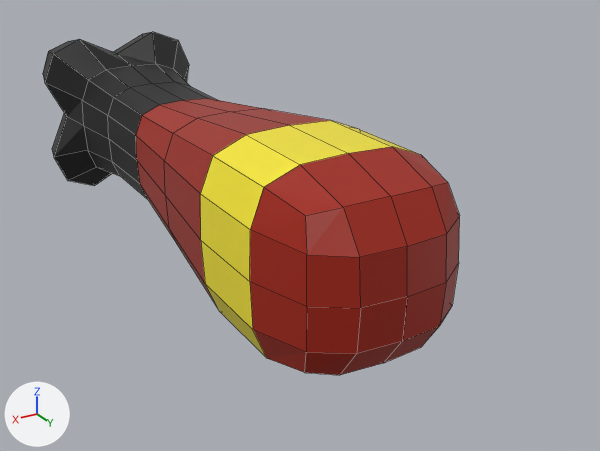
Two versions of the Blender file Assets/Blender Files/Rocket.blend, one commit apart.
One viewpoint serves both versions: a 50 mm camera at (0.531, 1.151, 0.444) aimed at (-0.059, 0.167, -0.048). The axes (+X, +Y, +Z) are drawn at lower left. The lights are the same throughout. Mesh edges are drawn as thin lines.

The first picture shows 'Rocket'.
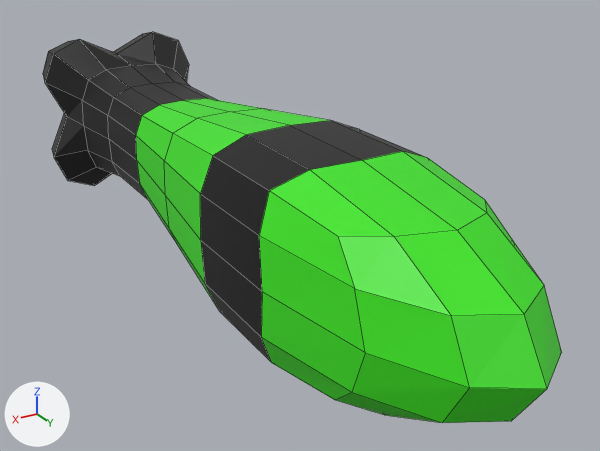
The change, as a list of edits to the scene's bpy script:
```text
Add mat_accentmaterial:
    mat_accentmaterial = principled_material('AccentMaterial')
    mat_accentmaterial.base_color = (0.0474, 0.8, 0.0131)  # green #3de71e
Change me_cube_001:
    used by ob_rocket; location = (0.0, 0.0, 0.0)
    remove me_cube_001.from_pydata(...)  # 170 vertices, 168 faces; spans x -0.148..0.148, y -0.496..0.5, z -0.148..0.148
    add me_cube_001.from_pydata(...)  # 170 vertices, 168 faces; spans x -0.148..0.148, y -0.496..0.711, z -0.148..0.148
    me_cube_001 part 1: 41 of 170 vertices moved; they spanned x -0.134..0.134, y 0.373..0.5, z -0.134..0.134 and now span x -0.134..0.134, y 0.386..0.711, z -0.134..0.134; mean shift (0.0, 0.08, 0.0); largest move (0.0, 0.5, 0.0) -> (0.0, 0.711, 0.0)
    me_cube_001 part 2: 16 kept faces spanning x -0.134..0.134, y 0.239..0.405, z -0.134..0.134 get new texture (UV) coordinates
    me_cube_001 part 3: 64 faces spanning x -0.134..0.134, y -0.112..0.711, z -0.134..0.134 switch from mat_standardmaterial (picture img_colorpallete_png) to mat_accentmaterial (green #3de71e)
```

What differs and where, as boxes [x1, y1, x2, y2] in the pictures (600 x 451 px; the box of a moved part takes in the faces that stretch with it):
'Rocket', reshaped (24% wider, 14% taller)
    before: [43, 32, 460, 375]
    after: [43, 32, 562, 423]
part 1 of me_cube_001, moved or reshaped
    before: [250, 147, 460, 375]
    after: [259, 151, 562, 423]
part 2 of me_cube_001, surface changed (yellow to black)
    both: [200, 120, 415, 357]
part 3 of me_cube_001, recoloured (red to green)
    both: [136, 98, 330, 310]
